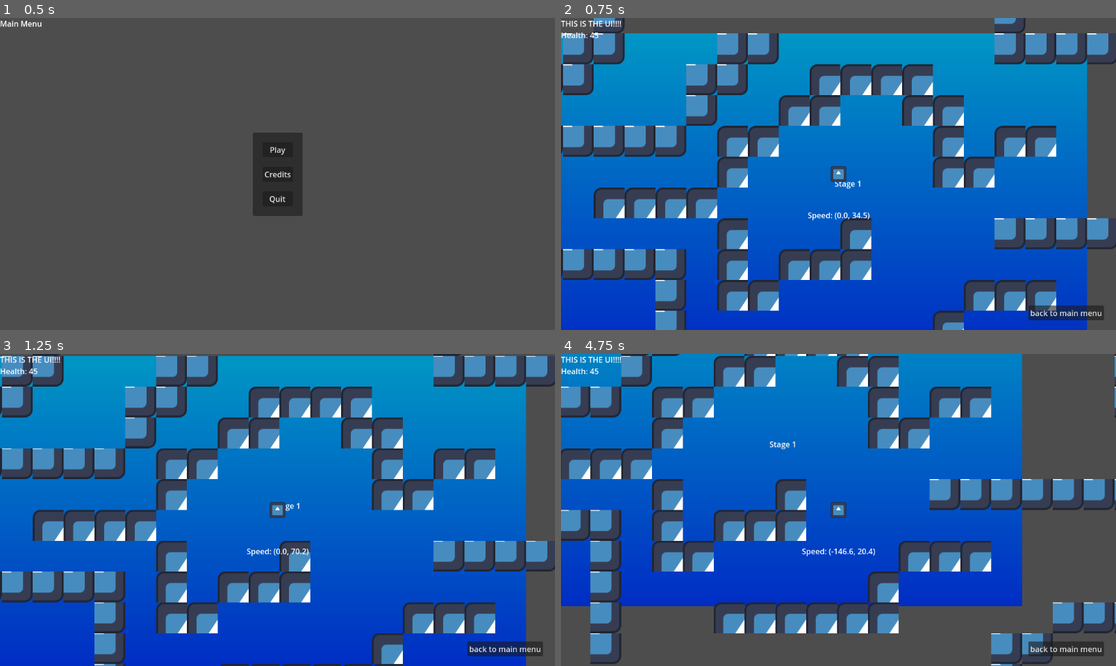
Above: before the commit, frames 1-4 (two rows, left to right).
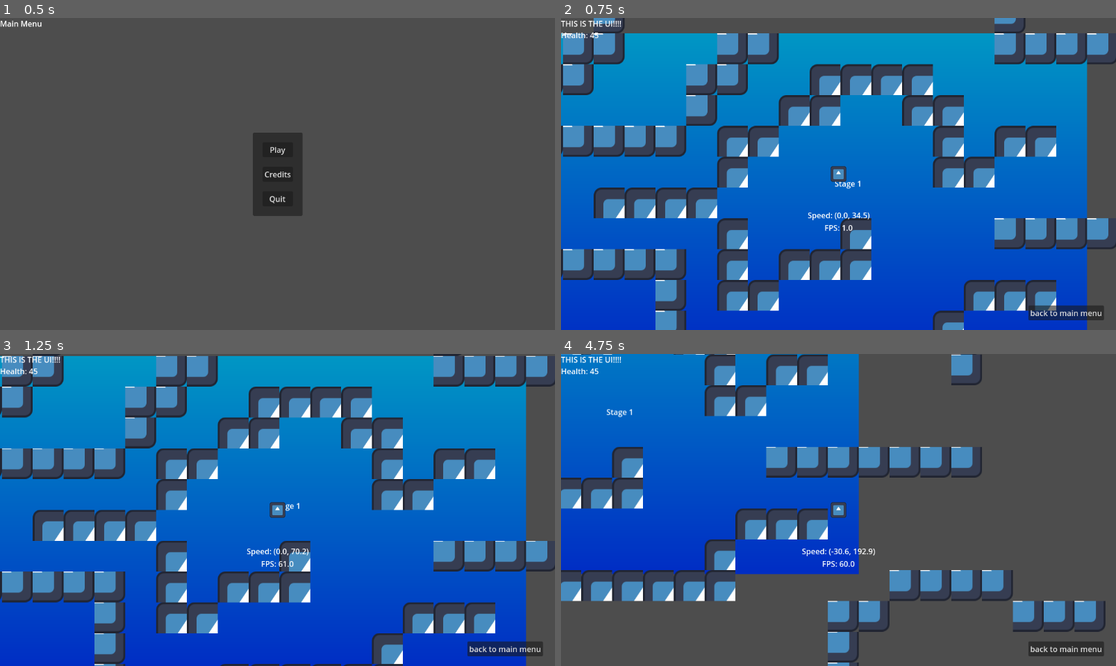
Above: after the commit, the same moments.

Repository: artmouse155/claw_or_nothing
Game: Godot game, scene res://Scenes/main.tscn
Same seed, same stepped clock (60 frames per second), same inputs: the game is played once before the commit and once after it. The engine's default icon, where the game draws it, is replaced by a stand-in: a white triangle on a blue panel in a dark square.
Inputs:
- Up to frame 1 (0.5 s): no input
- Up to frame 2 (0.75 s): click "Play" at 0.5 s
- Up to frame 3 (1.25 s): no input
- Up to frame 4 (4.75 s): hold D (right) 1.28-2.03 s; hold S (down) 2.03-2.78 s; hold D (right) 2.78-3.53 s; hold W (up) 3.53-4.28 s; hold A (left) from 4.28 s (still down)

Frame 1 is identical in both runs. In frame 2, less than 0.1% of the frame differs, in the area x 47-53%, y 66-69%; in frame 3, less than 0.1%; in frame 4, 50%, in the area x 0-100%, y 0-100%.

Commit message:
clamp but claw doesnt work

Diff:
--- a/Scenes/player_controller.tscn
+++ b/Scenes/player_controller.tscn
@@ -1,13 +1,28 @@
-[gd_scene load_steps=4 format=3 uid="uid://gwuke0kpnb6q"]
+[gd_scene load_steps=5 format=3 uid="uid://gwuke0kpnb6q"]
 
 [ext_resource type="Texture2D" uid="uid://d24cly6dabh4t" path="res://Assets/icon.svg" id="1_ywgn7"]
 [ext_resource type="Script" path="res://Scripts/player_controller.gd" id="2_o1sq8"]
+[ext_resource type="Texture2D" uid="uid://byxf0vd64f3p2" path="res://Assets/claw.png" id="3_g8tvh"]
 
 [sub_resource type="RectangleShape2D" id="RectangleShape2D_2a4jk"]
 size = Vector2(32, 32)
 
 [node name="PlayerController" type="CharacterBody2D"]
 script = ExtResource("2_o1sq8")
+
+[node name="ClawMask" type="ColorRect" parent="."]
+clip_children = 1
+offset_left = -16.0
+offset_top = -16.0
+offset_right = 16.0
+offset_bottom = 51.0
+pivot_offset = Vector2(16, 0)
+
+[node name="Claw" type="Sprite2D" parent="ClawMask"]
+unique_name_in_owner = true
+position = Vector2(16, 4)
+scale = Vector2(0.403226, 0.403226)
+texture = ExtResource("3_g8tvh")
 
 [node name="CollisionShape2D" type="CollisionShape2D" parent="."]
 shape = SubResource("RectangleShape2D_2a4jk")
--- a/Scripts/player_controller.gd
+++ b/Scripts/player_controller.gd
@@ -4,16 +4,33 @@
 const WATER_RESISTANCE : float = 3.0
 #var velocity := Vector2.ZERO
 const GRAVITY : float = 4.0
-const BOUNCE_STRENGTH : float = 1.6
+const BOUNCE_STRENGTH : float = 2.0#1.6
 const COLLISION_DAMAGE_MIN : float = 20.0
+const MAX_VELOCITY := 300.0 * Vector2.ONE
 var prev_velocity : Vector2
 var speed : float:
 	get:
 		return velocity.length()
 
+@onready var claw: Sprite2D = %Claw
+@onready var claw_init_pos : Vector2 = claw.position
+@onready var claw_final_pos : Vector2 = claw_init_pos + Vector2(0.0, 34.0)
+const CLAW_MOVE_TIME : float = 0.3
+var tween : Tween:
+	set(v):
+		if tween: tween.kill()
+		tween = v
+
 signal took_damage(int)
 
 func _input(event : InputEvent) -> void:
+	if event.is_action_pressed("use_claw"):
+		tween = create_tween()
+		tween.tween_property(claw, "position", claw_final_pos, CLAW_MOVE_TIME)
+	elif event.is_action_released("use_claw"):
+		tween = create_tween()
+		tween.tween_property(claw, "position", claw_init_pos, CLAW_MOVE_TIME)
+
 	return
 
 func snappedv2(v : Vector2, step : float) -> Vector2:
@@ -21,6 +38,10 @@
 
 func is_equal_approx_v2(v1 : Vector2, v2: Vector2) -> bool:
 	return is_equal_approx(v1.x, v2.x) and is_equal_approx(v1.y, v2.y)
+
+func limit_vel() -> void:
+	velocity = velocity.clamp(-MAX_VELOCITY, MAX_VELOCITY)
+	return
 
 func _physics_process(delta : float) -> void:
 	var a = Input.is_action_pressed
@@ -40,26 +61,38 @@
 	if not moving_vertical: velocity.y += GRAVITY
 	if not is_equal_approx_v2(velocity, Vector2.ZERO):
 		prev_velocity = velocity
+
+	limit_vel()
 	move_and_slide()
 
 	if get_slide_collision_count():
-		print("collision v: ", prev_velocity)
+		#print("collision v: ", prev_velocity)
 		var collision : KinematicCollision2D = get_slide_collision(0)
-		#velocity = velocity.bounce(collision.get_normal())
 		velocity = prev_velocity.bounce(collision.get_normal()) * BOUNCE_STRENGTH
+		limit_vel()
 		take_damage()
 
-	$Label.text = "Speed: " + str(snappedv2(velocity, 0.1))
+	$Label.text = "Speed: " + str(snappedv2(velocity, 0.1)) + "\nFPS: " + str(floorf(Engine.get_frames_per_second()))
 	return
 
 func take_damage() -> void:
-	# Flash color
-	modulate = Color.RED
-	await get_tree().create_timer(0.2).timeout
-	modulate = Color.WHITE
-
-	print("speed: ", speed)
+	const NUM_FLASHES : int = 4
+	const FLASH_COLOR : Color = Color.RED
+	const FLASH_TIME : float = 0.2
+	#print("speed: ", speed)
 	if speed > COLLISION_DAMAGE_MIN:
 		took_damage.emit(1)
 
+	# Flash color
+	modulate = Color.RED
+	await get_tree().create_timer(FLASH_TIME).timeout
+	modulate = Color.WHITE
+
+	#for i in range(NUM_FLASHES):
+		#print(i)
+		#modulate = FLASH_COLOR
+		#await get_tree().create_timer(FLASH_TIME).timeout
+		#modulate = Color.WHITE
+
+
 	return
--- a/project.godot
+++ b/project.godot
@@ -63,3 +63,7 @@
 , Object(InputEventKey,"resource_local_to_scene":false,"resource_name":"","device":-1,"window_id":0,"alt_pressed":false …(186 unchanged characters)…
 ]
 }
+use_claw={
+"deadzone": 0.5,
+"events": []
+}
Binary file added: Assets/claw.png
Not shown, added: Assets/claw.png.import
